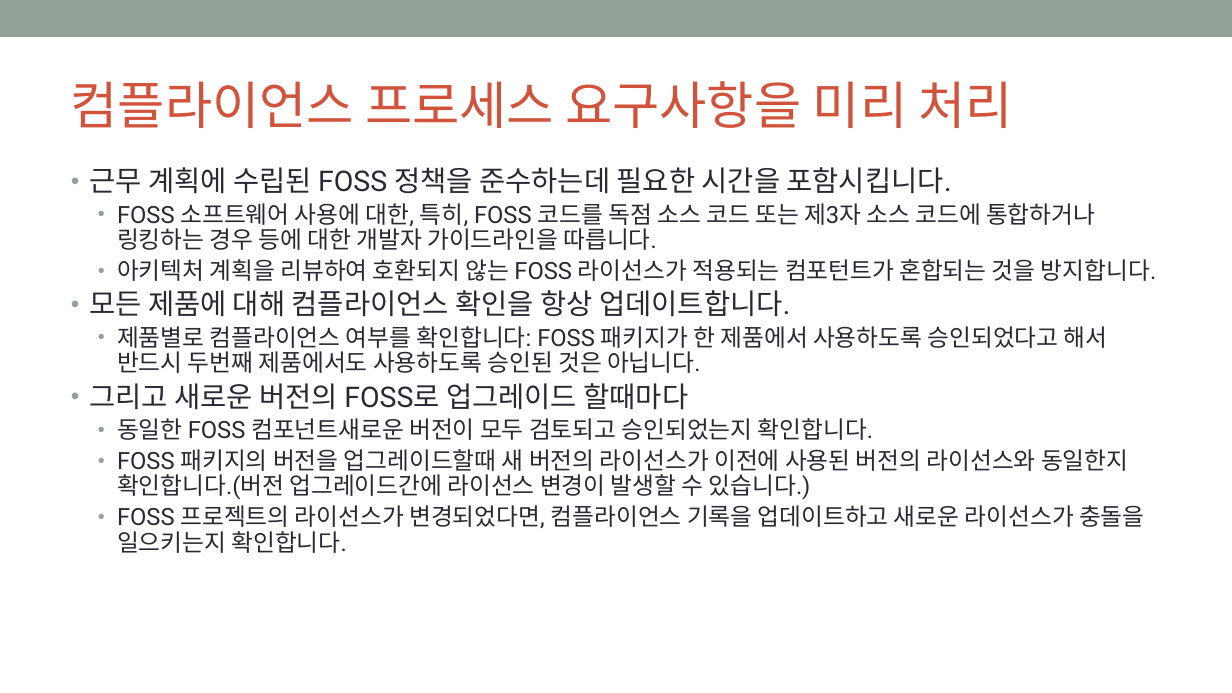
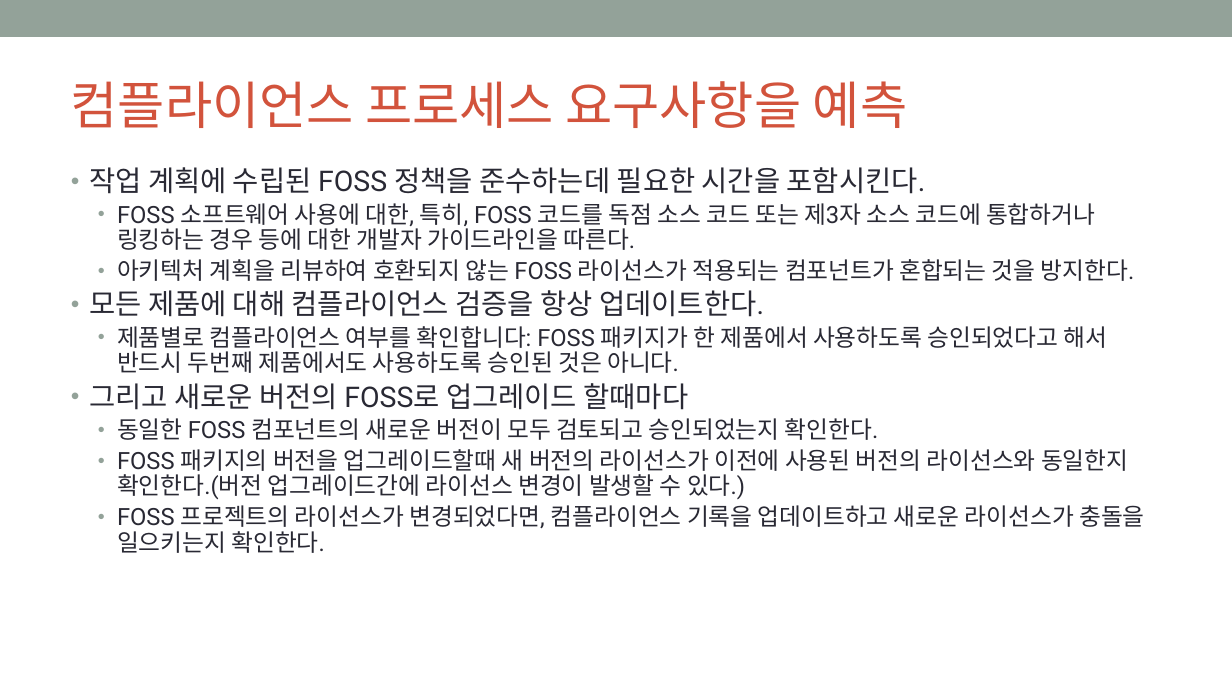
Before and after one commit to OpenChain-KWG/Curriculum-Translation-KR, a slide deck: slide 81 of target/slides/openchain-curriculum-for-1-1.pptx. Drawn at 1232x693 pixels with LibreOffice and Linux fonts; fonts in the diff are those of the drawing; background and template pictures are left out. Boxes give left, top, right and bottom in pixels: in the first picture for what was removed or moved away, otherwise in the second. Text is boxed around its words. In the diff, an @@ line names an element or a change of style, - is before the commit and + after.

```diff
--- a/target/slides/openchain-curriculum-for-1-1.pptx
+++ b/target/slides/openchain-curriculum-for-1-1.pptx
@@ title at box(71, 81, 908, 128): text changed @@
-컴플라이언스 프로세스 요구사항을 미리 처리
+컴플라이언스 프로세스 요구사항을 예측
@@ text at box(89, 167, 1135, 373): text changed @@
-• 근무 계획에 수립된 FOSS 정책을 준수하는데 필요한 시간을 포함시킵니다.
-  • FOSS 소프트웨어 사용에 대한, 특히, FOSS 코드를 독점 소스 코드 또는 제3자 소스 코드에 통합하거나 링킹하는 경우 등에 대한 개발자 가이드라인을 따릅니다.
-  • 아키텍처 계획을 리뷰하여 호환되지 않는 FOSS 라이선스가 적용되는 컴포턴트가 혼합되는 것을 방지합니다.
-• 모든 제품에 대해 컴플라이언스 확인을 항상 업데이트합니다.
-  • 제품별로 컴플라이언스 여부를 확인합니다: FOSS 패키지가 한 제품에서 사용하도록 승인되었다고 해서 반드시 두번째 제품에서도 사용하도록 승인된 것은 아닙니다.
+• 작업 계획에 수립된 FOSS 정책을 준수하는데 필요한 시간을 포함시킨다.
+  • FOSS 소프트웨어 사용에 대한, 특히, FOSS 코드를 독점 소스 코드 또는 제3자 소스 코드에 통합하거나 링킹하는 경우 등에 대한 개발자 가이드라인을 따른다.
+  • 아키텍처 계획을 리뷰하여 호환되지 않는 FOSS 라이선스가 적용되는 컴포넌트가 혼합되는 것을 방지한다.
+• 모든 제품에 대해 컴플라이언스 검증을 항상 업데이트한다.
+  • 제품별로 컴플라이언스 여부를 확인합니다: FOSS 패키지가 한 제품에서 사용하도록 승인되었다고 해서 반드시 두번째 제품에서도 사용하도록 승인된 것은 아니다.
@@ text at box(117, 418, 1144, 553): text changed @@
-  • 동일한 FOSS 컴포넌트새로운 버전이 모두 검토되고 승인되었는지 확인합니다.
-  • FOSS 패키지의 버전을 업그레이드할때 새 버전의 라이선스가 이전에 사용된 버전의 라이선스와 동일한지 확인합니다.(버전 업그레이드간에 라이선스 변경이 발생할 수 있습니다.)
-  • FOSS 프로젝트의 라이선스가 변경되었다면, 컴플라이언스 기록을 업데이트하고 새로운 라이선스가 충돌을 일으키는지 확인합니다.
+  • 동일한 FOSS 컴포넌트의 새로운 버전이 모두 검토되고 승인되었는지 확인한다.
+  • FOSS 패키지의 버전을 업그레이드할때 새 버전의 라이선스가 이전에 사용된 버전의 라이선스와 동일한지 확인한다.(버전 업그레이드간에 라이선스 변경이 발생할 수 있다.)
+  • FOSS 프로젝트의 라이선스가 변경되었다면, 컴플라이언스 기록을 업데이트하고 새로운 라이선스가 충돌을 일으키는지 확인한다.
```
Also in this commit, not shown: 13 other slides changed, 1 other file.
